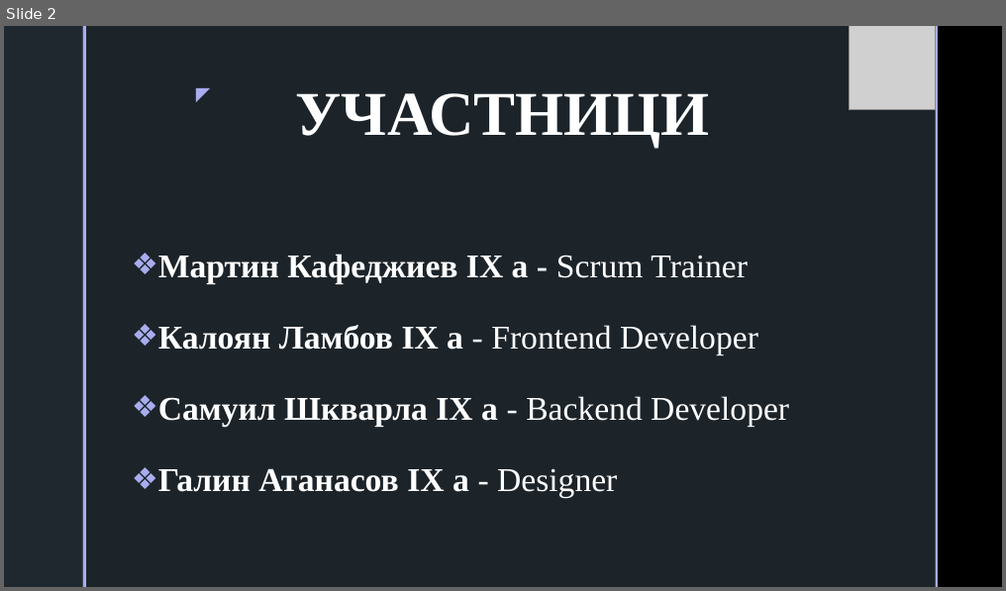
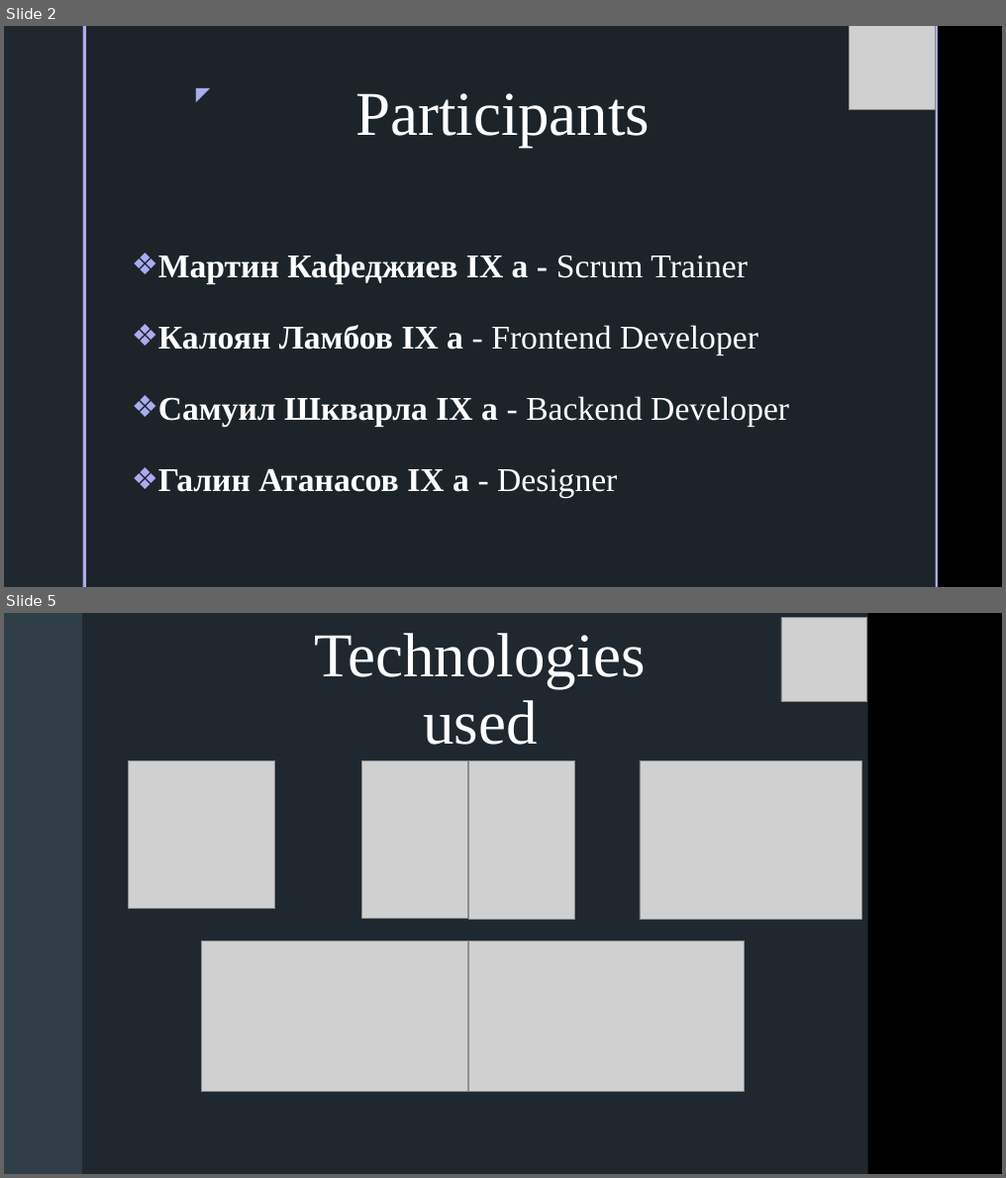
Before and after one commit to MIKafedzhiev20/Location-Finders, a slide deck: Presentation and Documentation/Location Finders Presentation.pptx. Shown one above the other, each under a label of ours: slide 2 before the commit, slides 2 and 5 after it; the slides between them are not shown. The pictures are 1006x591 and 1006x1178 pixels, drawn with LibreOffice and Linux fonts; fonts in the diff are those of the drawing; grey boxes stand for pictures; background and template pictures are left out. Boxes give left, top, right and bottom in pixels: in the first picture for what was removed or moved away, otherwise in the second. Text is boxed around its words. In the diff, an @@ line names an element or a change of style, - is before the commit and + after.

```diff
--- a/Presentation and Documentation/Location Finders Presentation.pptx
+++ b/Presentation and Documentation/Location Finders Presentation.pptx
@@ slide 5 added at <box>4,613,1002,1174</box>, background picture (left out); not listed: 3 template elements that a slide beside it also shows @@
@@ rectangle added at <box>4,613,1002,1174</box>, fill #000000 @@
@@ rectangle added at <box>4,613,82,1174</box>, fill #303E48 @@
@@ rectangle added at <box>82,613,868,1174</box>, fill #1F282E @@
@@ title added at <box>314,633,646,745</box>, 60 pt, text #FFFFFF @@
+Technologies used
@@ picture added at <box>781,618,867,701</box> @@
@@ picture added at <box>640,761,861,919</box> @@
@@ picture added at <box>128,761,274,909</box> @@
@@ picture added at <box>361,761,468,919</box> @@
@@ picture added at <box>469,761,574,919</box> @@
@@ picture added at <box>202,942,468,1091</box> @@
@@ picture added at <box>468,942,744,1091</box> @@
@@ slide 2 changed as well @@
@@ title at <box>355,93,649,147</box>: text changed; bold off @@
-УЧАСТНИЦИ
+Participants
```
Also in this commit, not shown: 3 other slides added, 3 slides removed.
